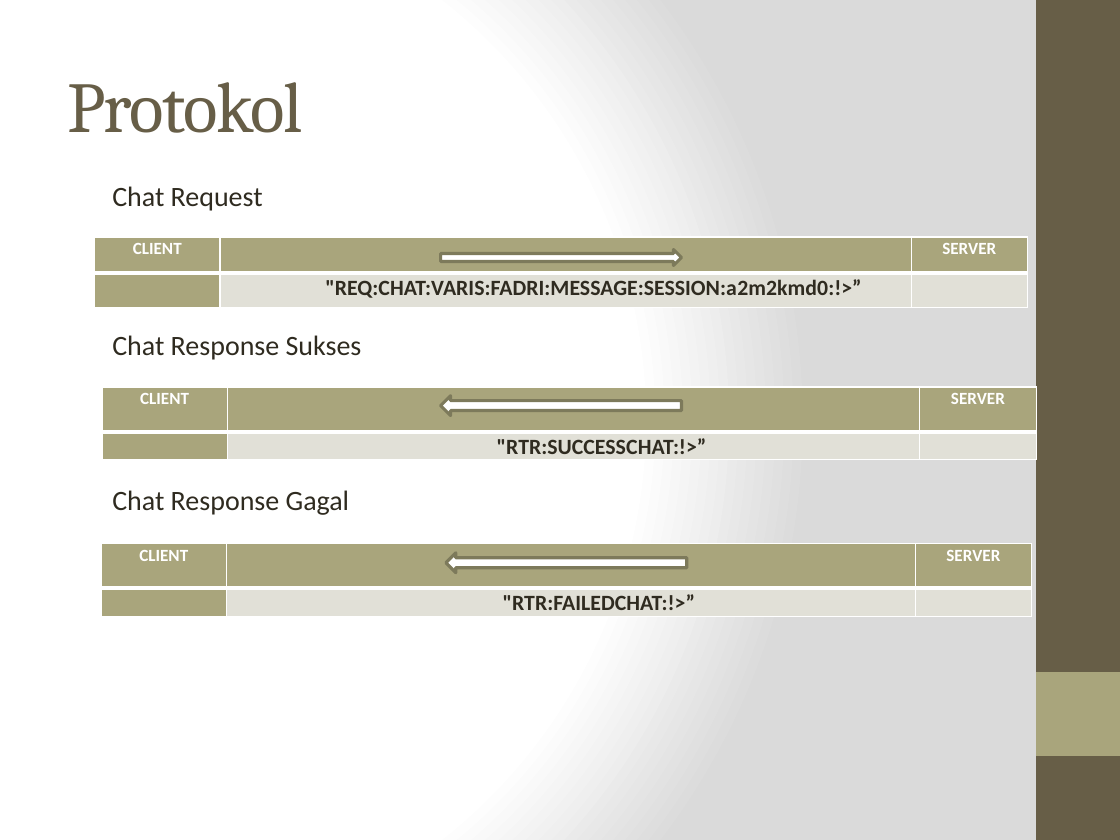
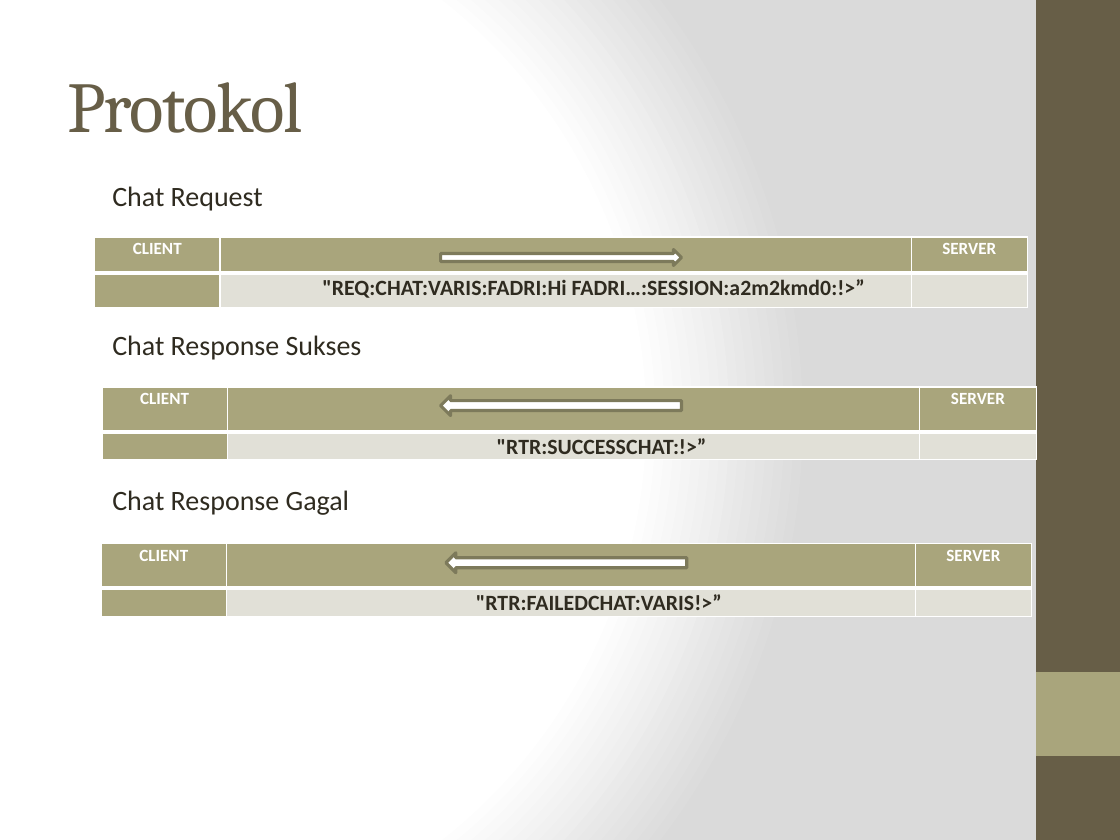
Before and after one commit to alvarisi/KIJ-chat, a slide deck: slide 6 of Presentasi.pptx (slide 5 before the commit). Drawn at 1120x840 pixels with LibreOffice and Linux fonts; fonts in the diff are those of the drawing. Boxes give left, top, right and bottom in pixels: in the first picture for what was removed or moved away, otherwise in the second. Text is boxed around its words. In the diff, an @@ line names an element or a change of style, - is before the commit and + after.

Commit message:
Edit ppt

```diff
--- a/Presentasi.pptx
+++ b/Presentasi.pptx
@@ table at (95,237,1028,308) @@
@@ row 2, column 2: ""REQ:CHAT:VARIS:FADRI:MESSAGE:SESSION:a2m2kmd0:!>”" to ""REQ:CHAT:VARIS:FADRI:Hi FADRI…:SESSION:a2m2kmd0:!>”" @@
@@ table at (102,543,1030,615) @@
@@ row 2, column 2: ""RTR:FAILEDCHAT:!>”" to ""RTR:FAILEDCHAT:VARIS!>”" @@
```
Also in this commit, not shown: 1 slide added.
